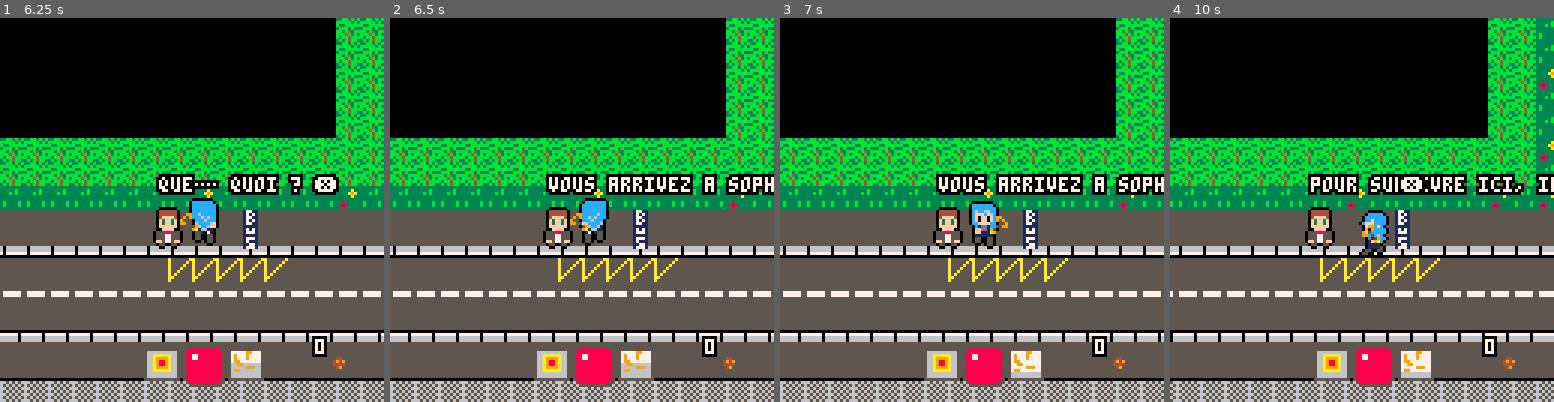
Above: before the commit, frames 1-4 (left to right).
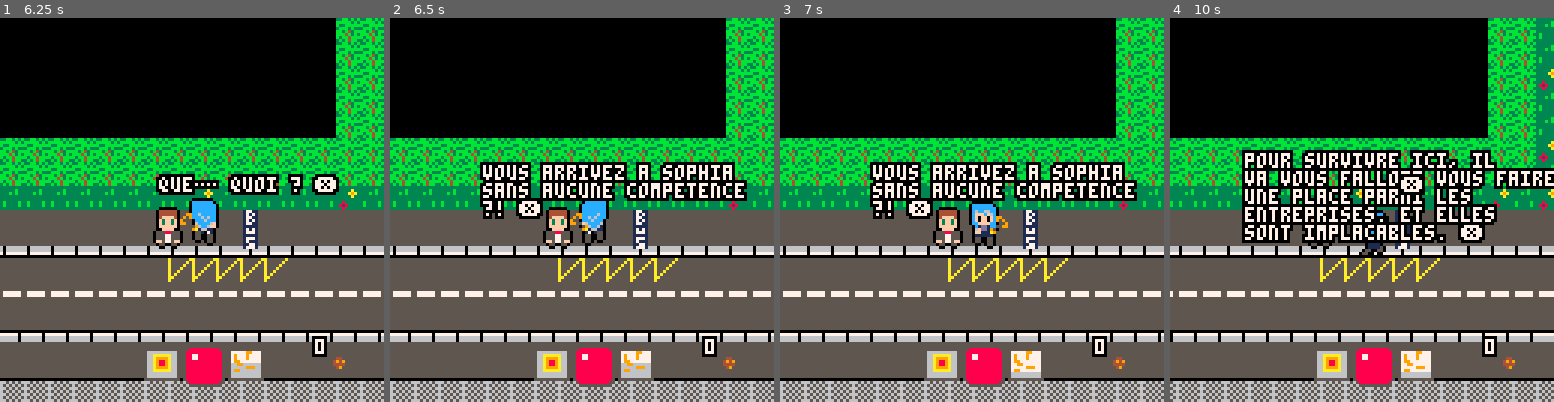
Above: after the commit, the same moments.

Repository: JasonHaenlin/pico-8-sophiaquest
Game: PICO-8 cartridge sophiaquest.p8
The game is run twice, just before and just after one commit, with the same random seed, the same clock (stepped at 60 frames per second) and the same inputs.
Inputs:
- Up to frame 1 (6.25 s): tap O (Z key) at 0.33, 0.7, 1.43, 2.22, 3.1, 3.98, 4.87, 5.75 s; tap X (X key) at 1.07, 2.07, 2.4, 2.73, 3.07, 3.4, 3.73, 4.07, 4.4, 4.73, 5.07, 5.4, 5.73, 6.07 s; hold Left 1.97-2.37 s; hold Down 2.42-2.82 s; hold Right 2.87-3.53 s; hold Up 3.58-4.08 s; hold Right 4.13-4.53 s; hold Down 4.58-5.08 s; hold Left 5.13-5.8 s; hold Up 5.85-6.18 s; hold Left from 6.23 s (still down)
- Up to frame 2 (6.5 s): keep holding Left; tap X (X key) at 6.4 s
- Up to frame 3 (7 s): release Left at 6.63 s; tap O (Z key) at 6.63 s; hold Down from 6.68 s (still down); tap X (X key) at 6.73 s
- Up to frame 4 (10 s): tap X (X key) every 0.33 s from 7.07 to 9.73 s; release Down at 7.08 s; hold Right 7.13-7.8 s; tap O (Z key) at 7.52, 8.4, 9.28 s; hold Up 7.85-8.35 s; hold Right 8.4-8.8 s; hold Down 8.85-9.35 s; hold Left from 9.4 s (still down)

Frame 1 is identical in both runs. In frame 2, 6.1% of the frame differs, in the area x 23-100%, y 37-53%; in frame 3, 6.2%; in frame 4, 13%, in the area x 18-100%, y 34-59%.

Commit message:
center the text

Diff:
--- a/sophiaquest.p8
+++ b/sophiaquest.p8
@@ -738,12 +738,34 @@
  end
 end
 
+function format_text(text)
+ local ftext = ""
+ local check = false
+ local offset = {x=0,y=0}
+	local g = false
+	for i=1, #text do
+		ftext = ftext..sub(text, i,i)
+		if (i%22 == 0 or g) then
+			g = true
+   if (sub(text, i,i) == " ") then
+    offset.y -= 2
+    ftext = ftext.. "\n"
+    check = true
+				g = false
+			end
+		end
+ end
+ if (check) offset.x = -22
+ return {text=ftext,ox=offset.x,oy=offset.y}
+end
+
 function make_dialog(self, di)
  local di = di or self.dialogs[self.line]
+ local t = format_text(di.text)
  local nd = {
-  x = self.x+(self.box.x2/4),
-  y = self.y-10,
-  text = di.text,
+  x = self.x+(self.box.x2/4) + t.ox,
+  y = self.y-10 + t.oy,
+  text = t.text,
   is_triggered = di.is_triggered,
   base_triggered = di.base_triggered,
   arg = di.arg,
